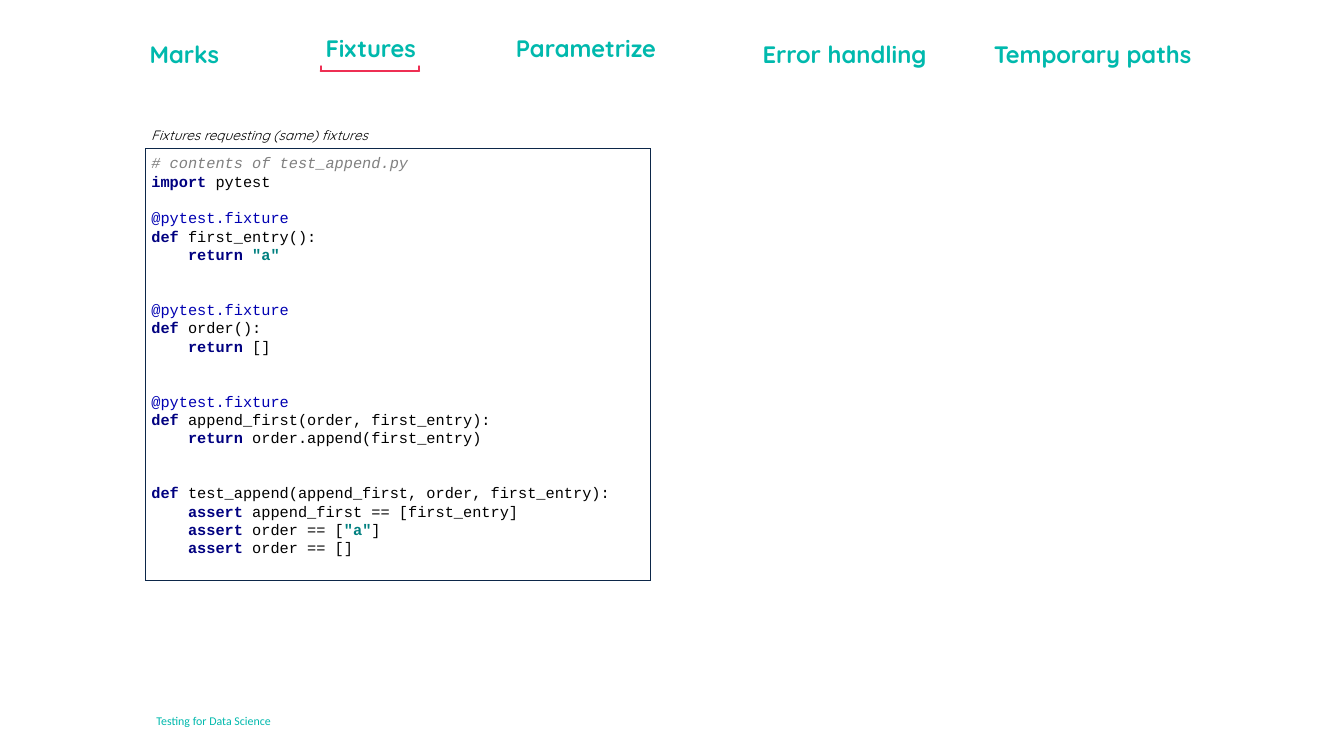
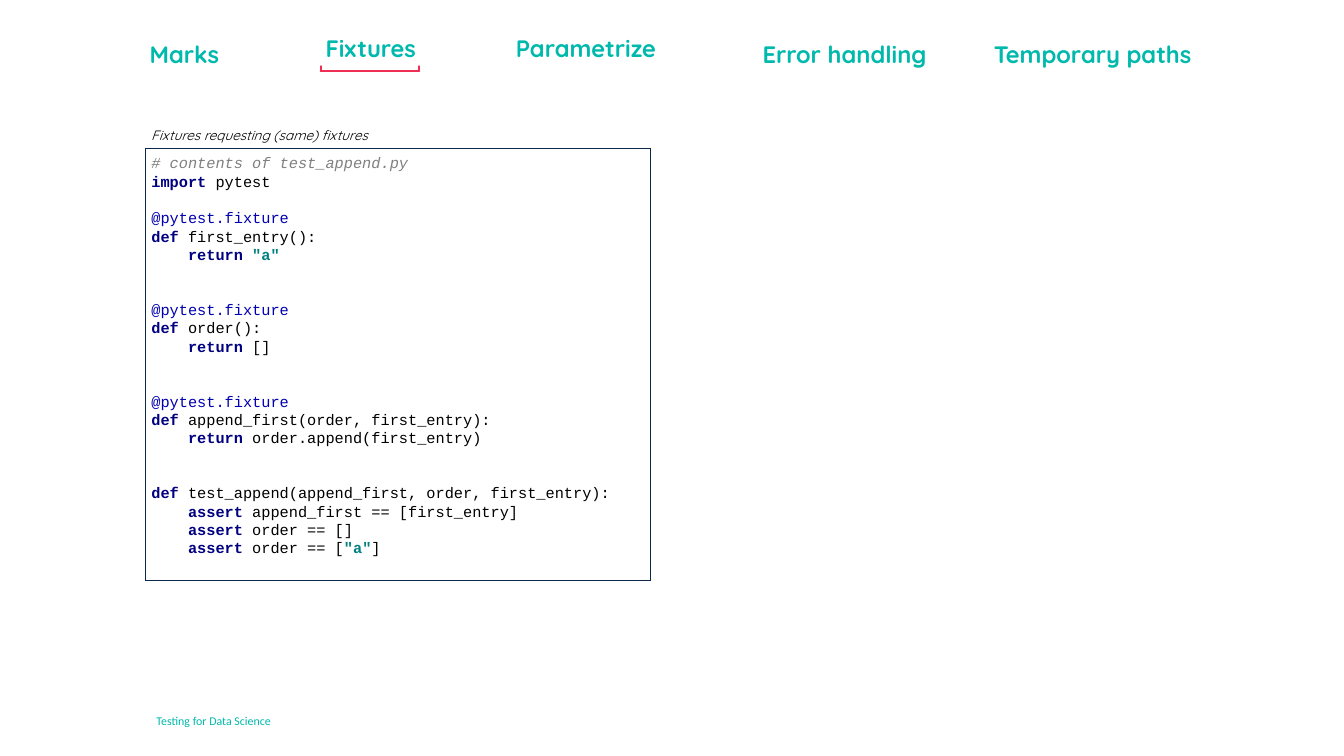
Before and after one commit to jasperderikx-bdr/testing_for_ds_day_1, a slide deck: slide 9 of data/notes/slides_day_1.pptx (slide 8 before the commit). Drawn at 1344x756 pixels with LibreOffice and Linux fonts; fonts in the diff are those of the drawing; background and template pictures are left out. Boxes give left, top, right and bottom in pixels: in the first picture for what was removed or moved away, otherwise in the second. Text is boxed around its words. In the diff, an @@ line names an element or a change of style, - is before the commit and + after.

```diff
--- a/data/notes/slides_day_1.pptx
+++ b/data/notes/slides_day_1.pptx
@@ text in rectangle at (151, 157, 610, 557): text changed @@
-# contents of test_append.py
-import pytest
-@pytest.fixture
-def first_entry():
-return "a"
-@pytest.fixture
-def order():
-return []
-@pytest.fixture
-def append_first(order, first_entry):
-return order.append(first_entry)
-def test_append(append_first, order, first_entry):
-assert append_first == [first_entry]
-assert order == ["a"]
-assert order == []
+# contents of test_append.py
+import pytest
+@pytest.fixture
+def first_entry():
+return "a"
+@pytest.fixture
+def order():
+return []
+@pytest.fixture
+def append_first(order, first_entry):
+return order.append(first_entry)
+def test_append(append_first, order, first_entry):
+assert append_first == [first_entry]
+assert order == []
+assert order == ["a"]
```
Also in this commit, not shown: 1 other slide changed, 2 slides added.
